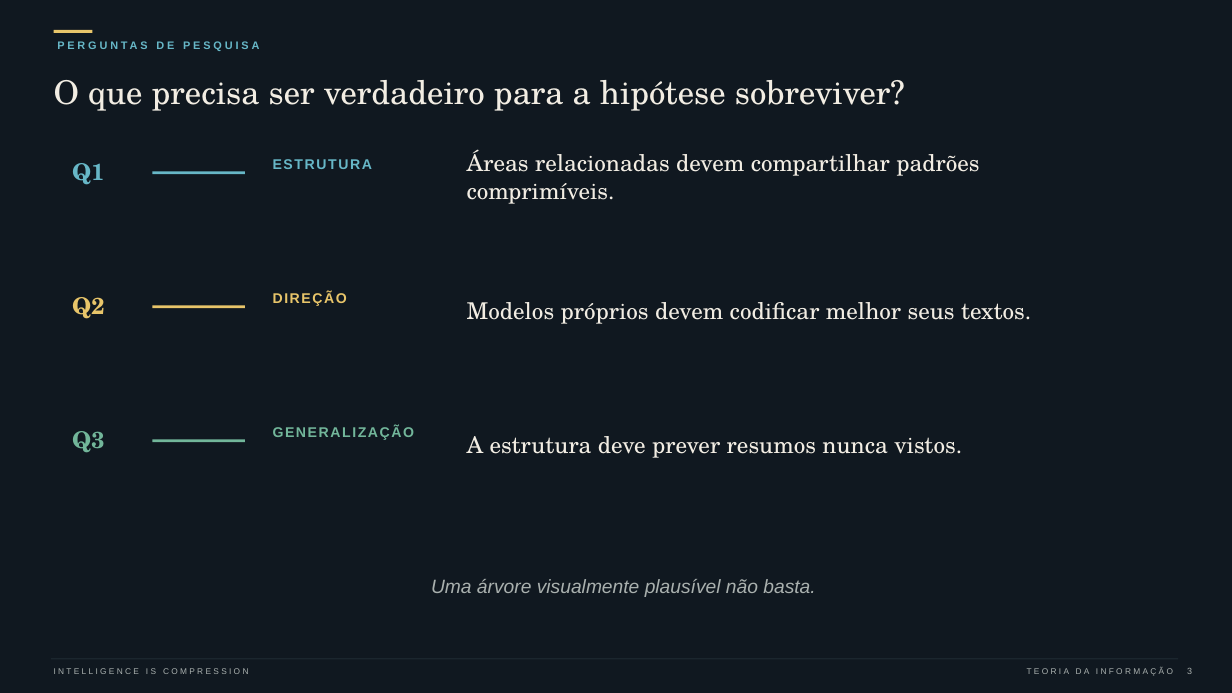
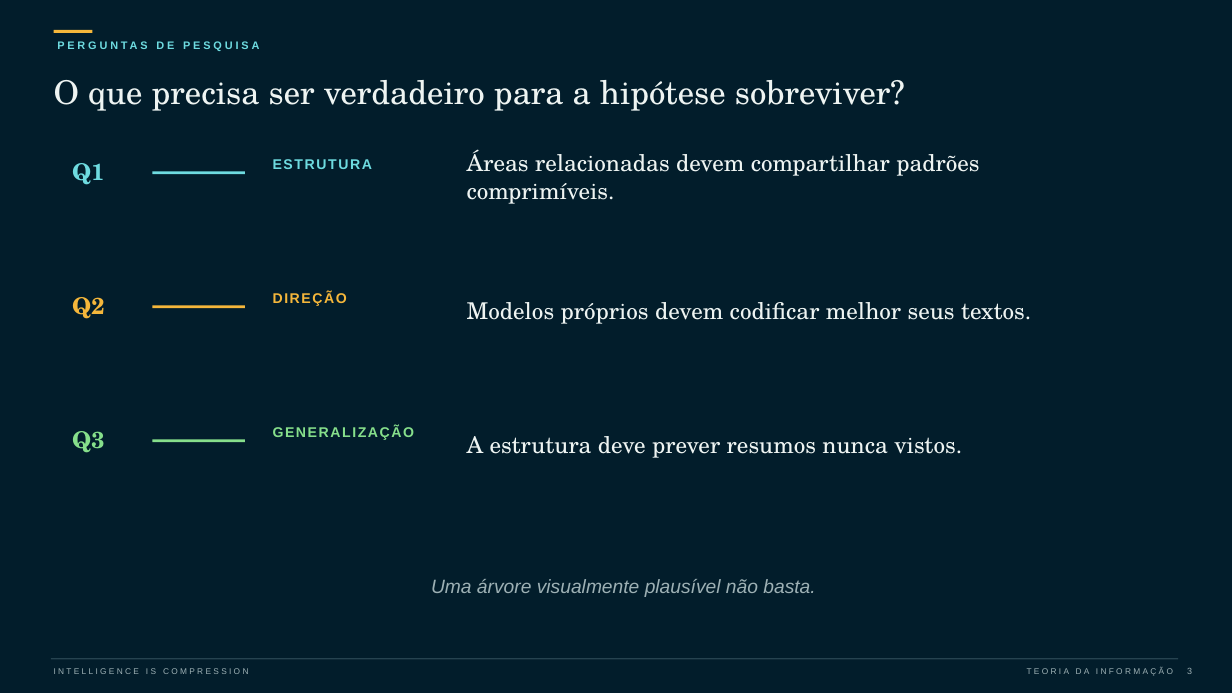
Before and after one commit to QueirozzMath/intelligence-is-compression, a slide deck: slide 3 of deliverables/intelligence_is_compression_20min.pptx. Drawn at 1232x693 pixels with LibreOffice and Linux fonts; fonts in the diff are those of the drawing. Boxes give left, top, right and bottom in pixels: in the first picture for what was removed or moved away, otherwise in the second. Text is boxed around its words. In the diff, an @@ line names an element or a change of style, - is before the commit and + after.

```diff
--- a/deliverables/intelligence_is_compression_20min.pptx
+++ b/deliverables/intelligence_is_compression_20min.pptx
@@ background #101820 to #021D2B @@
@@ line (54, 31) - (92, 31): stroke #E8C56A 2.4 pt to #F5B73B 2.4 pt @@
@@ text colour #67B7C7 to #6EDBE0 in 3 elements at bbox=[57, 35, 566, 55], bbox=[72, 163, 104, 185], bbox=[273, 159, 372, 169] @@
@@ line (152, 173) - (245, 173): stroke #67B7C7 2.2 pt to #6EDBE0 2.2 pt @@
@@ text "Q2" at bbox=[72, 297, 104, 319]: text colour #E8C56A to #F5B73B @@
@@ text "DIREÇÃO" at bbox=[273, 291, 347, 306]: text colour #E8C56A to #F5B73B @@
@@ line (152, 307) - (245, 307): stroke #E8C56A 2.2 pt to #F5B73B 2.2 pt @@
@@ text "Q3" at bbox=[72, 431, 104, 453]: text colour #72B69A to #86DF8B @@
@@ text "GENERALIZAÇÃO" at bbox=[273, 425, 415, 440]: text colour #72B69A to #86DF8B @@
@@ text colour #F2EDE3 to #EEF4F2 in 4 elements at bbox=[54, 80, 905, 111], bbox=[467, 149, 979, 204], bbox=[467, 302, 1031, 324], bbox=[467, 436, 962, 458] @@
@@ line (152, 441) - (245, 441): stroke #72B69A 2.2 pt to #86DF8B 2.2 pt @@
@@ line (51, 659) - (1178, 659): stroke #31414A 0.45 pt to #6A8A94 0.45 pt @@
```
Also in this commit, not shown: 17 other slides changed, 19 other files.
